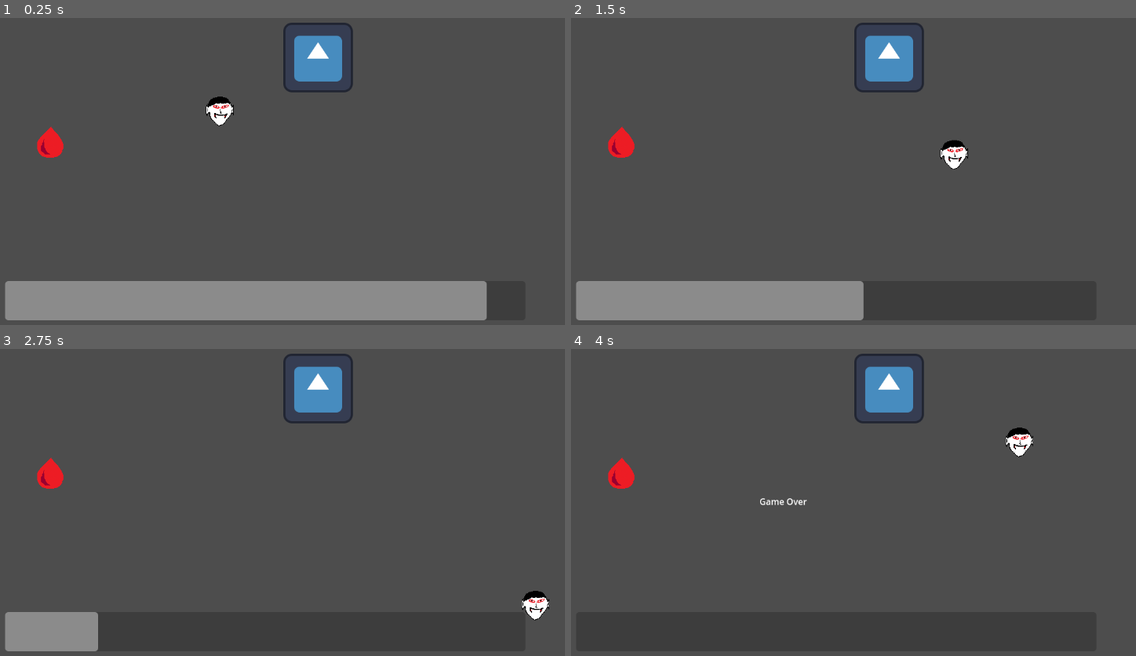
Above: before the commit, frames 1-4 (two rows, left to right).
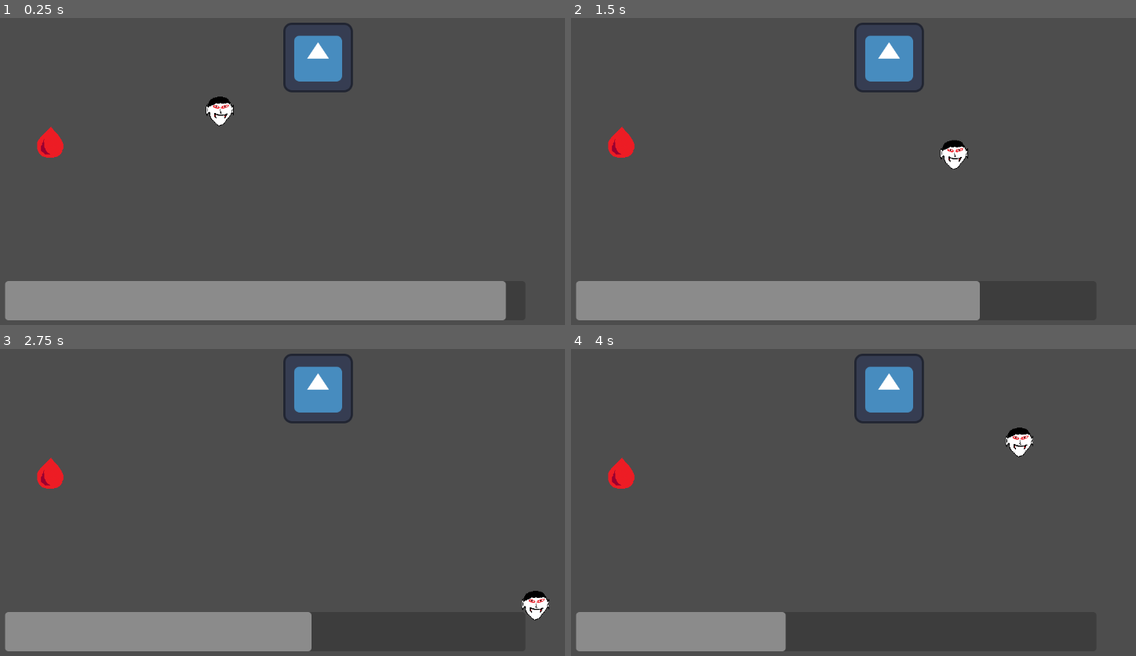
Above: after the commit, the same moments.

Repository: pbagnoud/trijam310
Game: Godot game, scene res://scene/main.tscn
Same seed, same stepped clock (60 frames per second), same inputs: the game is played once before the commit and once after it. The engine's default icon, where the game draws it, is replaced by a stand-in: a white triangle on a blue panel in a dark square.
Inputs:
- Up to frame 1 (0.25 s): no input
- Up to frame 2 (1.5 s): hold Right (move_right) 0.53-1.28 s; hold Down (move_down) from 1.28 s (still down)
- Up to frame 3 (2.75 s): release Down (move_down) at 2.03 s; hold Right (move_right) from 2.03 s (still down)
- Up to frame 4 (4 s): release Right (move_right) at 2.78 s; hold Up (move_up) 2.78-3.53 s; hold Left (move_left) from 3.53 s (still down)

The runs differ from the first frame. In frame 1, 0.4% of the frame differs, in the area x 85-90%, y 85-99%; in frame 2, 2.6%; in frame 3, 4.8%; in frame 4, 4.9%, in the area x 0-42%, y 48-99%.

Commit message:
GameOver Details

Diff:
--- a/trijam310/scene/pv.tscn
+++ b/trijam310/scene/pv.tscn
@@ -13,15 +13,29 @@
 
 [node name="GameOver" type="Label" parent="."]
 visible = false
+z_index = 10
 texture_filter = 1
 layout_mode = 0
-offset_left = 337.0
-offset_top = -215.0
-offset_right = 424.0
-offset_bottom = -192.0
+offset_left = 82.0
+offset_top = -297.0
+offset_right = 203.0
+offset_bottom = -267.0
+scale = Vector2(6.5, 6.5)
 text = "Game Over"
+horizontal_alignment = 1
+autowrap_mode = 2
+
+[node name="ColorRect" type="ColorRect" parent="GameOver"]
+visible = false
+layout_mode = 0
+offset_left = -26.0
+offset_top = -37.0
+offset_right = 149.0
+offset_bottom = 63.0
+color = Color(0, 0, 0, 1)
 
 [node name="Timer" type="Timer" parent="."]
-wait_time = 2.0
+wait_time = 3.0
+one_shot = true
 
 [connection signal="timeout" from="Timer" to="." method="_on_timer_timeout"]
--- a/trijam310/script/pv.gd
+++ b/trijam310/script/pv.gd
@@ -2,10 +2,13 @@
 
 @onready var game_over: Label = $GameOver
 @onready var timer: Timer = $Timer
+@onready var color_rect: ColorRect = $GameOver/ColorRect
 
-const DYING_SPEED = 30
+
+const DYING_SPEED = 15
 var REGEN = self.max_value/2
 var current_score:float
+var in_game_over = 0
 
 # Called when the node enters the scene tree for the first time.
 func _ready() -> void:
@@ -17,8 +20,10 @@
 	self.value= current_score - DYING_SPEED*delta
 
 	#Game Over
-	if self.value < 0.01:
+	if self.value < 0.01 and in_game_over == 0:
+		#color_rect.visible = 1
 		game_over.visible = 1
+		in_game_over = 1
 		timer.start()
 
 func _regen():
Not shown: 1 places in trijam310/scene/food.tscn that only renumber resources
Not shown: 1 places in trijam310/scene/main.tscn that only renumber resources
